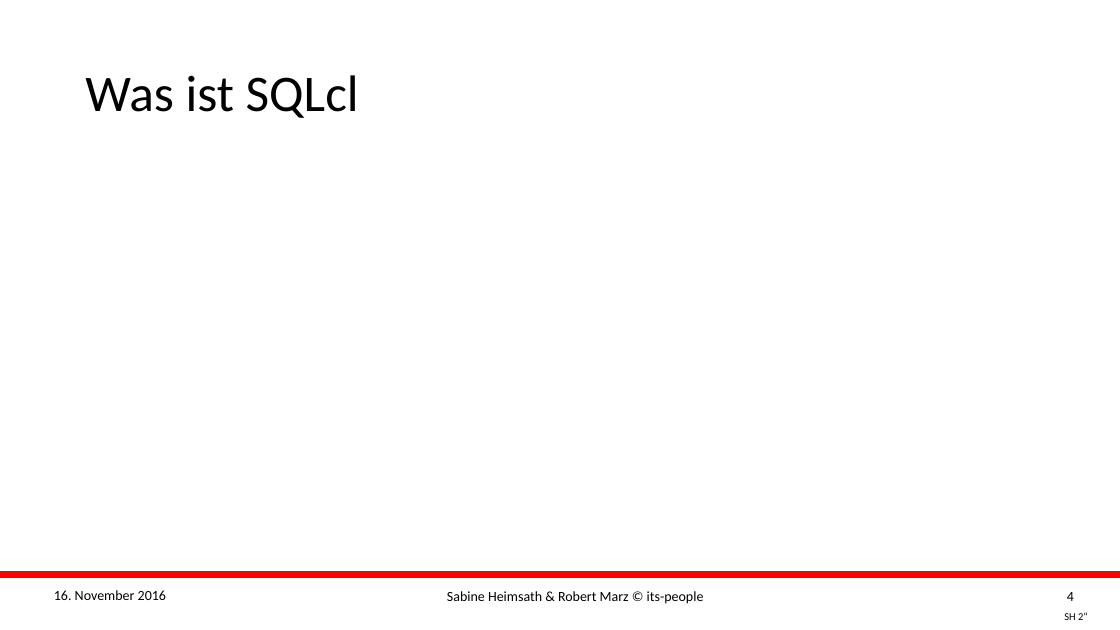
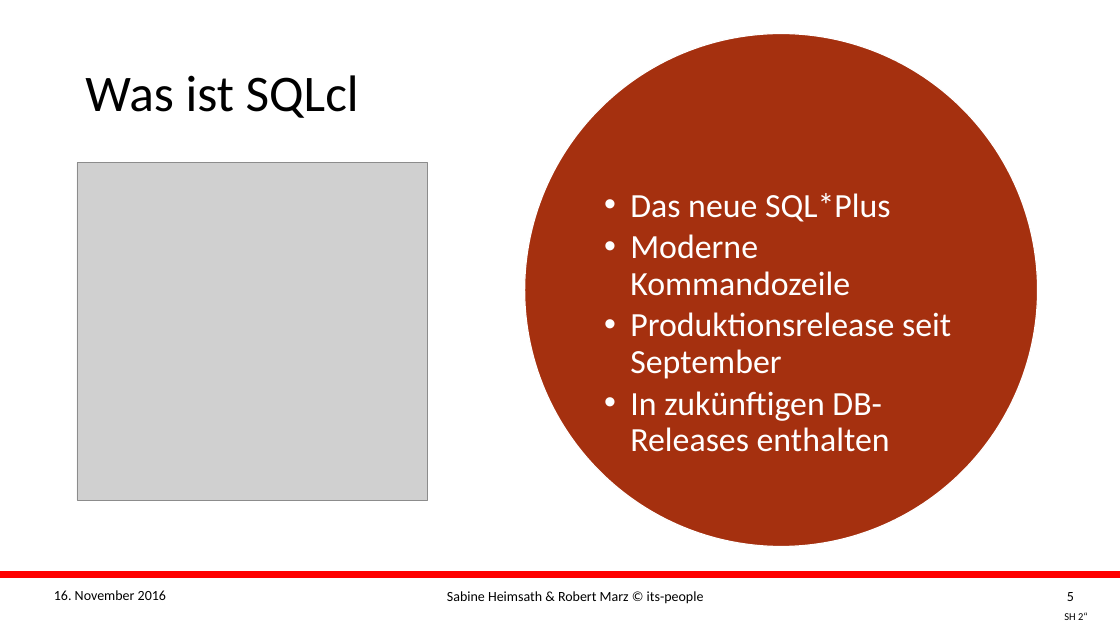
Before and after one commit to its-people/sqlclscripts, a slide deck: slide 5 of Slides/2016 DOAG K+A - Sabine Heimsath + Robert Marz - Scripting with SQLcl.pptx (slide 4 before the commit). Drawn at 1120x630 pixels with LibreOffice and Linux fonts; fonts in the diff are those of the drawing; grey boxes stand for pictures; background and template pictures are left out. Boxes give left, top, right and bottom in pixels: in the first picture for what was removed or moved away, otherwise in the second. Text is boxed around its words. In the diff, an @@ line names an element or a change of style, - is before the commit and + after.

```diff
--- a/Slides/2016 DOAG K+A - Sabine Heimsath + Robert Marz - Scripting with SQLcl.pptx
+++ b/Slides/2016 DOAG K+A - Sabine Heimsath + Robert Marz - Scripting with SQLcl.pptx
@@ ellipse added at bbox=[525, 34, 1038, 547], fill #A5300F, outline #FFFFFF 1 pt @@
@@ picture added at bbox=[77, 163, 428, 501] @@
@@ text added at bbox=[630, 193, 951, 452], 29 pt, text #FFFFFF @@
+  • Das neue SQL*Plus
+  • Moderne Kommandozeile
+  • Produktionsrelease seit September
+  • In zukünftigen DB-Releases enthalten
@@ page number at bbox=[1067, 592, 1074, 601]: text changed @@
-4
+5
```
Also in this commit, not shown: 10 other slides changed, 2 slides added, 6 other files.
